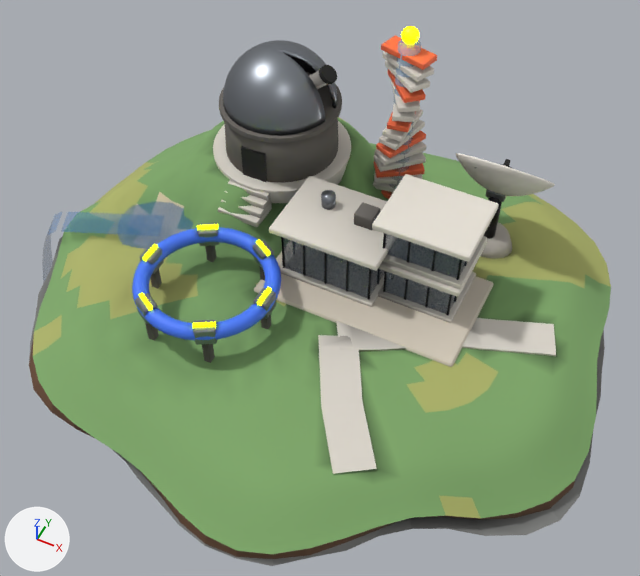
The glTF model public/models/islands/research_lod1.glb: old version first, new version second.
Both versions are drawn from a 50 mm lens placed at (6.94, -14.15, 17.39), pointed at (-0.31, 0.34, -0.73). Lighting does not change. The marker at lower left points along +X, +Y and +Z. The picture after the commit comes second. Where no turn or scale is listed for an object, it has been applied to the vertices. Vertices at exactly the same position are counted once.

The first picture shows 'anim_spin_dish', 'anim_spin_dome', 'buildings', 'foundation', 'landmarks', 'props', 'terrain', 'water_channel0', 'water_pond0' and 1 more.
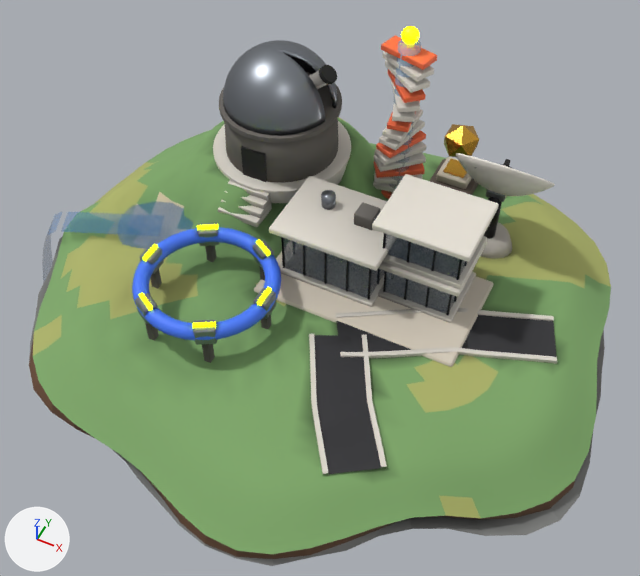
Where the newer file only moved an object's origin or applied its transform, the numbers keep the older frame.

The change, as a list of edits to the scene's bpy script:
```text
Add mat_m_gold:
    mat_m_gold = bpy.data.materials.new('M_gold')
    # nodes: BsdfPrincipled, Mix, OutputMaterial, VertexColor
    # colours: orange #f1b84b, mixed with the vertex colours
Add mat_m_asphalt:
    mat_m_asphalt = bpy.data.materials.new('M_asphalt')
    # nodes: BsdfPrincipled, Mix, OutputMaterial, VertexColor
    # colours: dark grey #3a3a3d, mixed with the vertex colours
Change me_terrain:
    used by ob_terrain; location = (0.05, -0.26, 0.53)
    remove me_terrain.from_pydata(...)  # 1189 vertices, 2242 faces; spans x -7.6..7.6, y -7.1..7.1, z -1.2..1.2
    add me_terrain.from_pydata(...)  # 1405 vertices, 2542 faces; spans x -7.6..7.6, y -7.1..7.1, z -1.2..1.2
    me_terrain part 1: a new loose piece of 64 vertices spanning x 1.5..6.2, y -2.2..0.1, z -0.2..0.2, in mat_m_concrete_light
    me_terrain part 2: a new loose piece of 64 vertices spanning x 0.9..5.8, y -1.2..1.3, z -0.2..0.1, in mat_m_concrete_light
    me_terrain part 3: a new loose piece of 44 vertices spanning x 0.6..2.7, y -5.2..-1.9, z -0.2..0.2, in mat_m_concrete_light
    me_terrain part 4: a new loose piece of 44 vertices spanning x 1.8..3.7, y -4.4..-1.3, z -0.2..0.1, in mat_m_concrete_light
    me_terrain part 5: 100 vertices moved from x 0.8..6.1, y -5.0..1.1, z -0.2..0.2 to x 0.7..6.2, y -5.1..1.2, z -0.2..0.2; 10 vertices removed from x 1.6..3.0, y -1.7..-0.5, z -0.1..0.0; 10 vertices added at x 1.6..3.1, y -1.8..-0.4, z -0.1..0.0
    me_terrain part 6: 270 kept faces spanning x -0.7..6.2, y -5.1..6.7, z -0.9..0.8 get new vertex colours
    me_terrain part 7: 125 faces spanning x 0.7..6.2, y -5.1..1.2, z -0.2..0.2 switch from mat_m_concrete_light to mat_m_asphalt
Change me_buildings:
    used by ob_buildings; location = (-0.06, 1.71, 2.85)
    remove me_buildings.from_pydata(...)  # 916 vertices, 1712 faces; spans x -4.16..4.16, y -2.51..2.51, z -2.62..2.62
    add me_buildings.from_pydata(...)  # 988 vertices, 1844 faces; spans x -4.16..4.16, y -2.51..3.87, z -2.66..2.62
    me_buildings part 8: a new loose piece of 24 vertices spanning x 1.5..2.12, y 2.93..3.55, z -2.08..-2.03, in mat_m_gold
    me_buildings part 9: a new loose piece of 24 vertices spanning x 1.19..2.44, y 2.62..3.87, z -2.66..-2.36, in mat_m_stone_dark
    me_buildings part 10: a new loose piece of 24 vertices spanning x 1.36..2.26, y 2.79..3.69, z -2.36..-2.08, in mat_m_stone_light
    add me_buildings.materials.append(mat_m_gold)
    add me_buildings.materials.append(mat_m_stone_dark)
    add me_buildings.materials.append(mat_m_stone_light)
Add me_anim_spin_monument_ico:
    me_anim_spin_monument_ico.from_pydata(...)  # an icosphere of 20 faces spanning x -0.492..0.492, y -0.468..0.468, z -0.55..0.55
    me_anim_spin_monument_ico.materials.append(mat_m_gold)
Add ob_anim_spin_monument_ico:
    ob_anim_spin_monument_ico = bpy.data.objects.new('anim_spin_monument_ico', me_anim_spin_monument_ico)
    ob_anim_spin_monument_ico.location = (1.75, 4.95, 1.77)
```

Pixel boxes [x1, y1, x2, y2] of what changed, in the pictures (640 x 576 px; the box of a moved part takes in the faces that stretch with it):
'anim_spin_monument_ico', added: after [444, 124, 479, 157]
part 1 of me_terrain, added: after [340, 347, 557, 364]
part 2 of me_terrain, added: after [335, 307, 554, 321]
part 3 of me_terrain, added: after [309, 334, 329, 474]
part 4 of me_terrain, added: after [362, 335, 387, 469]
part 5 of me_terrain, moved or reshaped: [351, 326, 429, 370] in both
part 6 of me_terrain, recoloured: [297, 158, 557, 474] in both
part 7 of me_terrain, recoloured (darker): [318, 318, 556, 474] in both
part 8 of me_buildings, added: after [443, 159, 467, 178]
part 9 of me_buildings, added: after [430, 159, 478, 195]
part 10 of me_buildings, added: after [436, 157, 472, 189]
